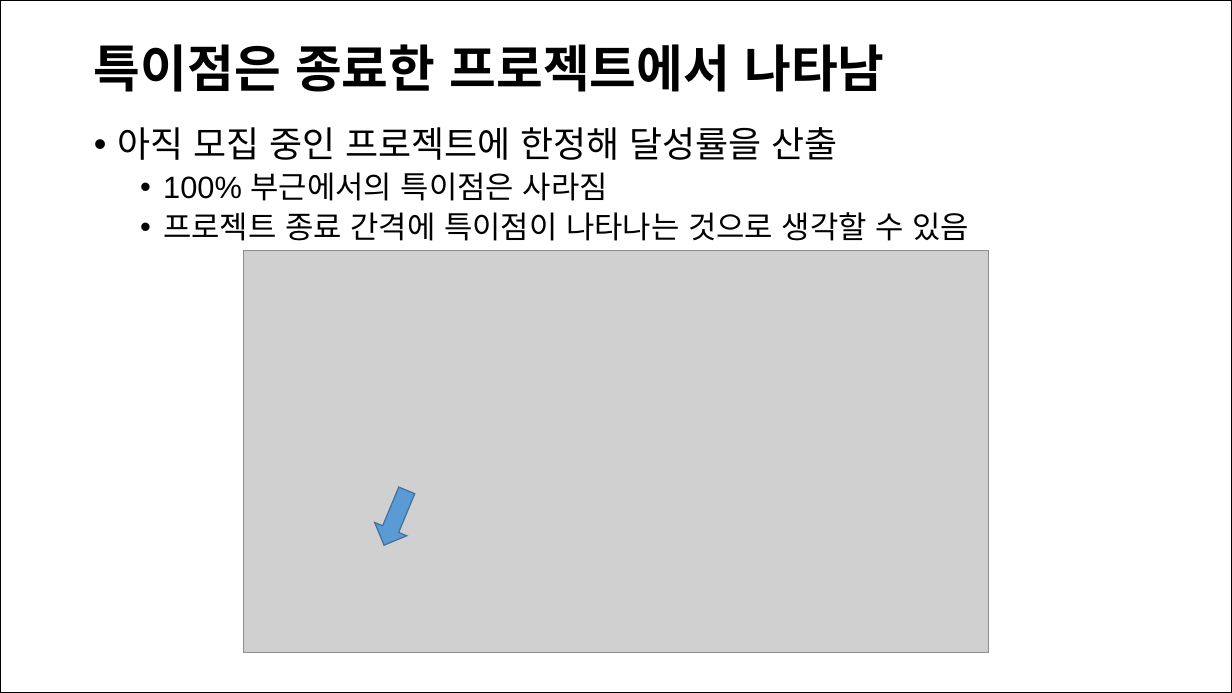
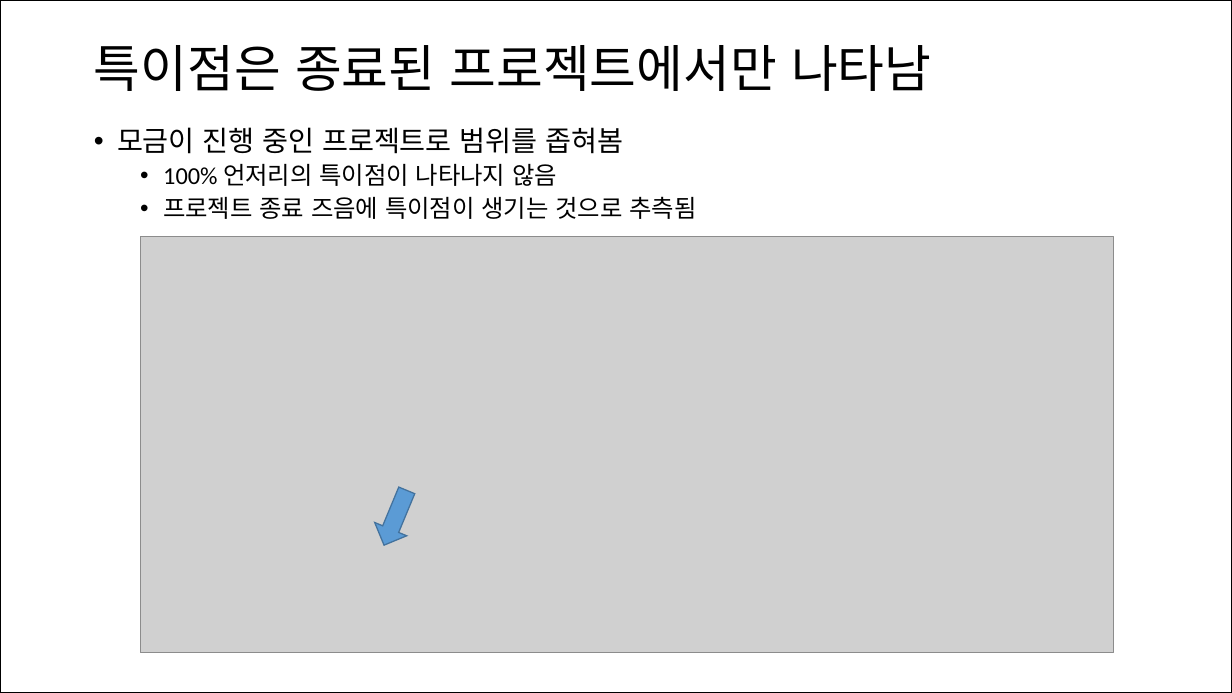
Before and after one commit to oreilly-japan/ml-at-work, a slide deck: slide 7 of chap09/kickstarter_slide.pptx. Drawn at 1232x693 pixels with LibreOffice and Linux fonts; fonts in the diff are those of the drawing; grey boxes stand for pictures. Boxes give left, top, right and bottom in pixels: in the first picture for what was removed or moved away, otherwise in the second. Text is boxed around its words. In the diff, an @@ line names an element or a change of style, - is before the commit and + after.

```diff
--- a/chap09/kickstarter_slide.pptx
+++ b/chap09/kickstarter_slide.pptx
@@ title at box(94, 45, 931, 91): text changed; font Arial to Calibri; bold off @@
-특이점은 종료한 프로젝트에서 나타남
+특이점은 종료된 프로젝트에서만 나타남
@@ text at box(117, 127, 696, 219): text changed; size 24 to 19 pt; font Arial to Calibri @@
-• 아직 모집 중인 프로젝트에 한정해 달성률을 산출
-  • 100% 부근에서의 특이점은 사라짐
-  • 프로젝트 종료 간격에 특이점이 나타나는 것으로 생각할 수 있음
+• 모금이 진행 중인 프로젝트로 범위를 좁혀봄
+  • 100% 언저리의 특이점이 나타나지 않음
+  • 프로젝트 종료 즈음에 특이점이 생기는 것으로 추측됨
@@ picture: place and size @@
-picture at box(243, 250, 989, 653)
+picture at box(140, 237, 1115, 653)
```
Also in this commit, not shown: 12 other slides changed, 6 slides added, 6 slides removed, 8 other files.
